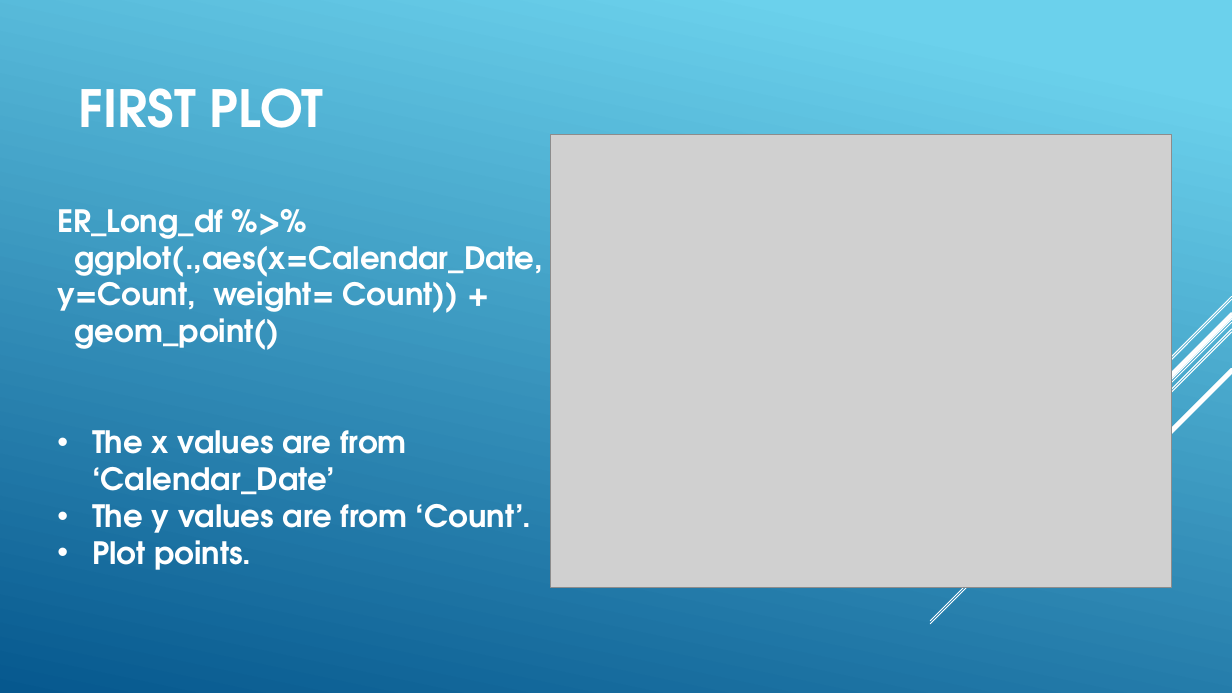
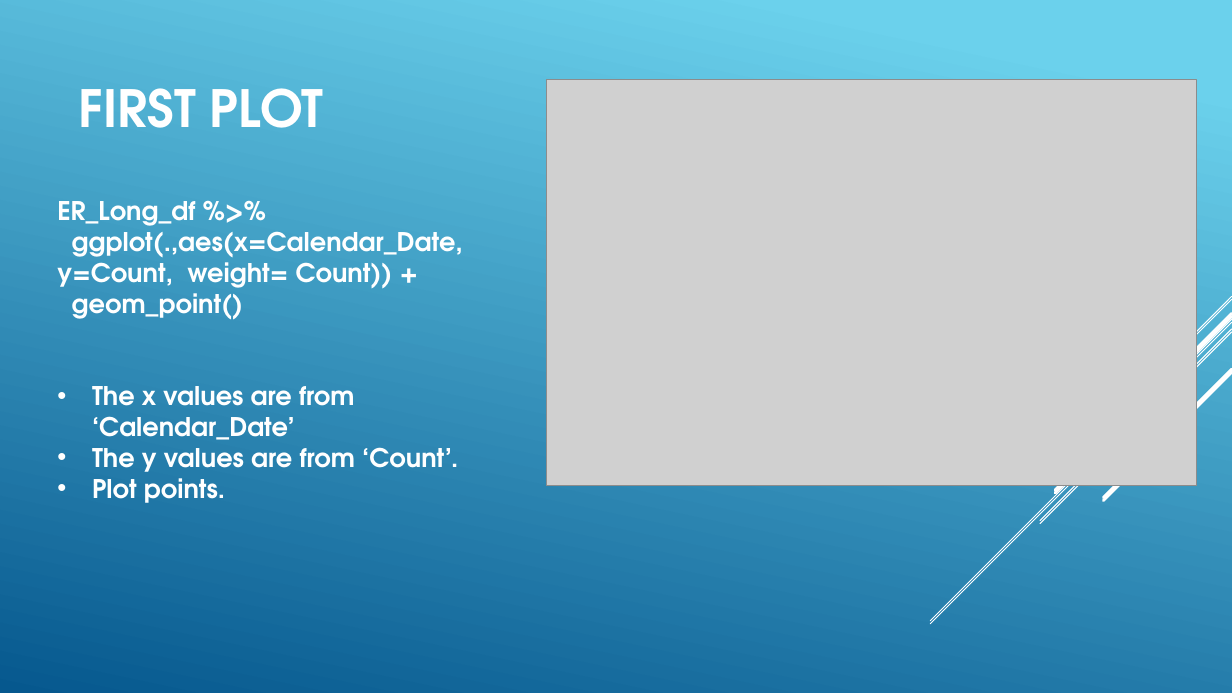
Before and after one commit to BarryDeCicco/AARUG-Presentation-2022_10_18, a slide deck: slide 36 of AARUG 2022_10_18 How to Make Plots with GGplot.pptx. Drawn at 1232x693 pixels with LibreOffice and Linux fonts; fonts in the diff are those of the drawing; grey boxes stand for pictures. Boxes give left, top, right and bottom in pixels: in the first picture for what was removed or moved away, otherwise in the second. Text is boxed around its words. In the diff, an @@ line names an element or a change of style, - is before the commit and + after.

```diff
--- a/AARUG 2022_10_18 How to Make Plots with GGplot.pptx
+++ b/AARUG 2022_10_18 How to Make Plots with GGplot.pptx
@@ picture: place and size @@
-picture at <box>551,134,1172,588</box>
+picture at <box>547,79,1197,486</box>
@@ text "ER_Long_df %>%" at <box>57,201,463,503</box>: size 24 to 20 pt @@
```
Also in this commit, not shown: 6 other slides changed.
